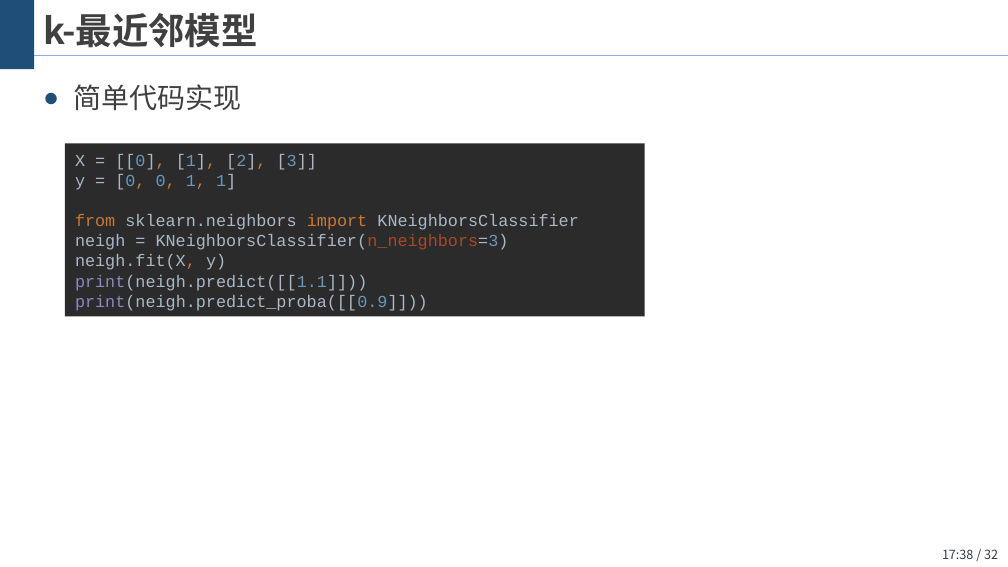
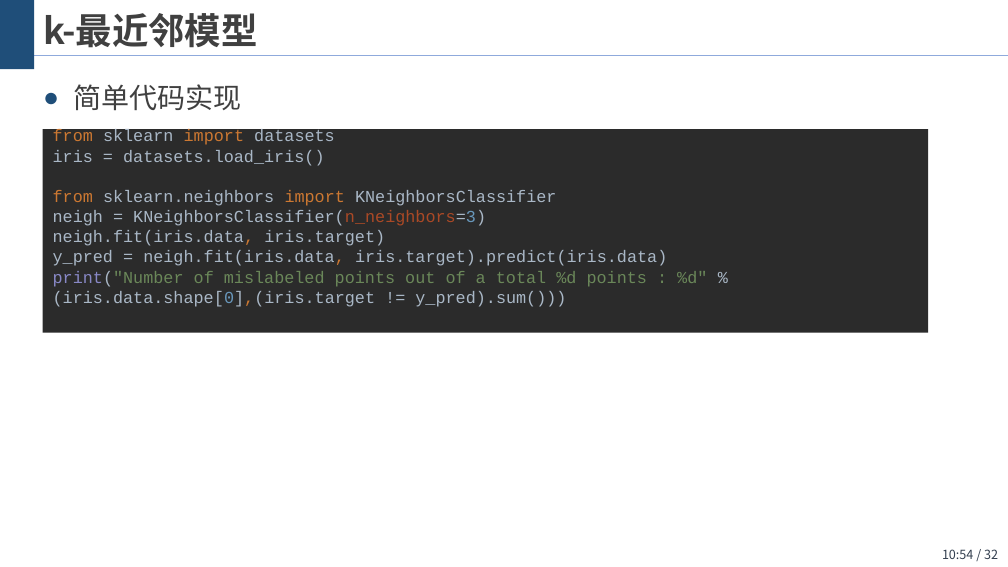
Before and after one commit to wangjin0818/Artificial_Intelligence_2021, a slide deck: slide 32 of chapter 04 - kNN，Naive Bayes，Decision Tree and Random Forest/统计机器学习方法.pptx. Drawn at 1008x567 pixels with LibreOffice and Linux fonts; fonts in the diff are those of the drawing; background and template pictures are left out. Boxes give left, top, right and bottom in pixels: in the first picture for what was removed or moved away, otherwise in the second. Text is boxed around its words. In the diff, an @@ line names an element or a change of style, - is before the commit and + after.

```diff
--- a/chapter 04 - kNN，Naive Bayes，Decision Tree and Random Forest/统计机器学习方法.pptx
+++ b/chapter 04 - kNN，Naive Bayes，Decision Tree and Random Forest/统计机器学习方法.pptx
@@ rectangle added at [42,129,928,333], fill #2B2B2B, 12 pt, text #A9B7C6 @@
+from sklearn import datasets
+iris = datasets.load_iris()
+from sklearn.neighbors import KNeighborsClassifier
+neigh = KNeighborsClassifier(n_neighbors=3)
+neigh.fit(iris.data, iris.target)
+y_pred = neigh.fit(iris.data, iris.target).predict(iris.data)
+print("Number of mislabeled points out of a total %d points : %d" % (iris.data.shape[0],(iris.target != y_pred).sum()))
@@ rectangle removed at [65,143,644,317] @@
-X = [[0], [1], [2], [3]]
-y = [0, 0, 1, 1]
-from sklearn.neighbors import KNeighborsClassifier
-neigh = KNeighborsClassifier(n_neighbors=3)
-neigh.fit(X, y)
-print(neigh.predict([[1.1]]))
-print(neigh.predict_proba([[0.9]]))
@@ page number at [942,549,998,559]: text changed @@
-17:38 / 32
+10:54 / 32
```
Also in this commit, not shown: 1 other slide changed, 4 other files.
